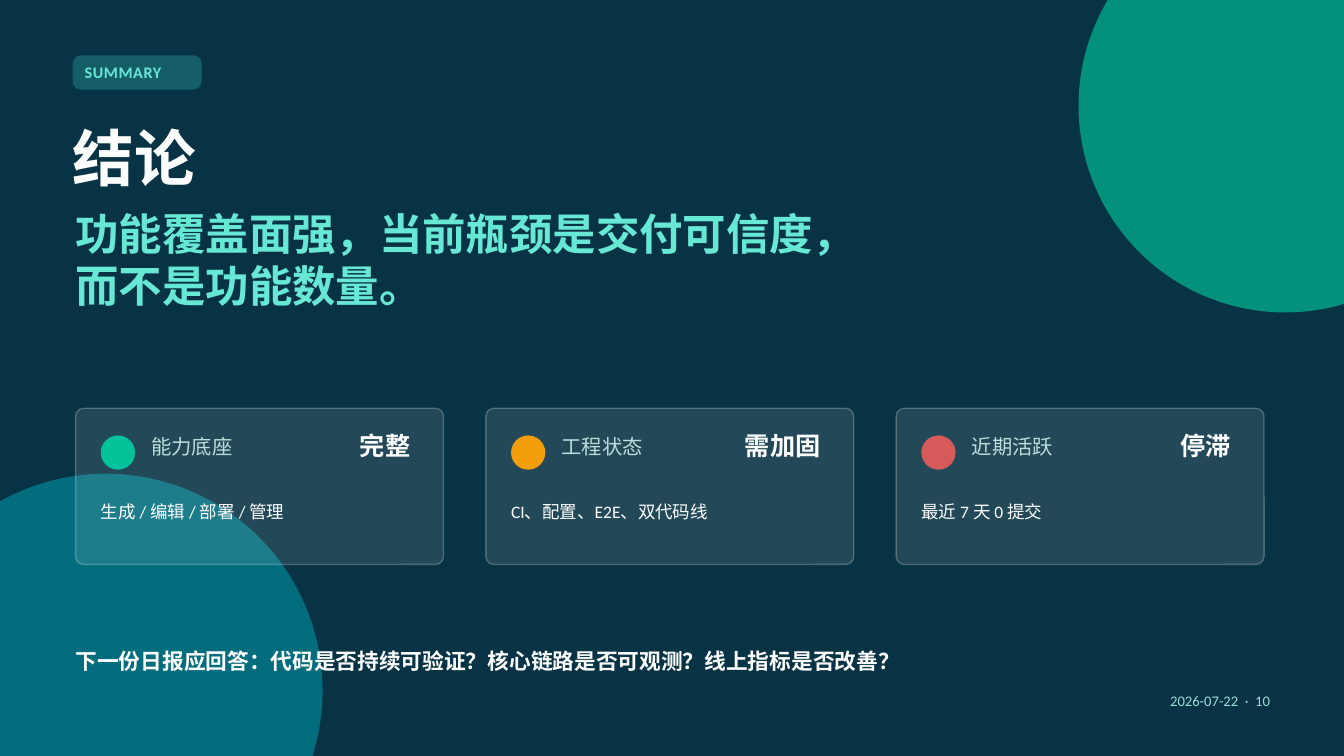
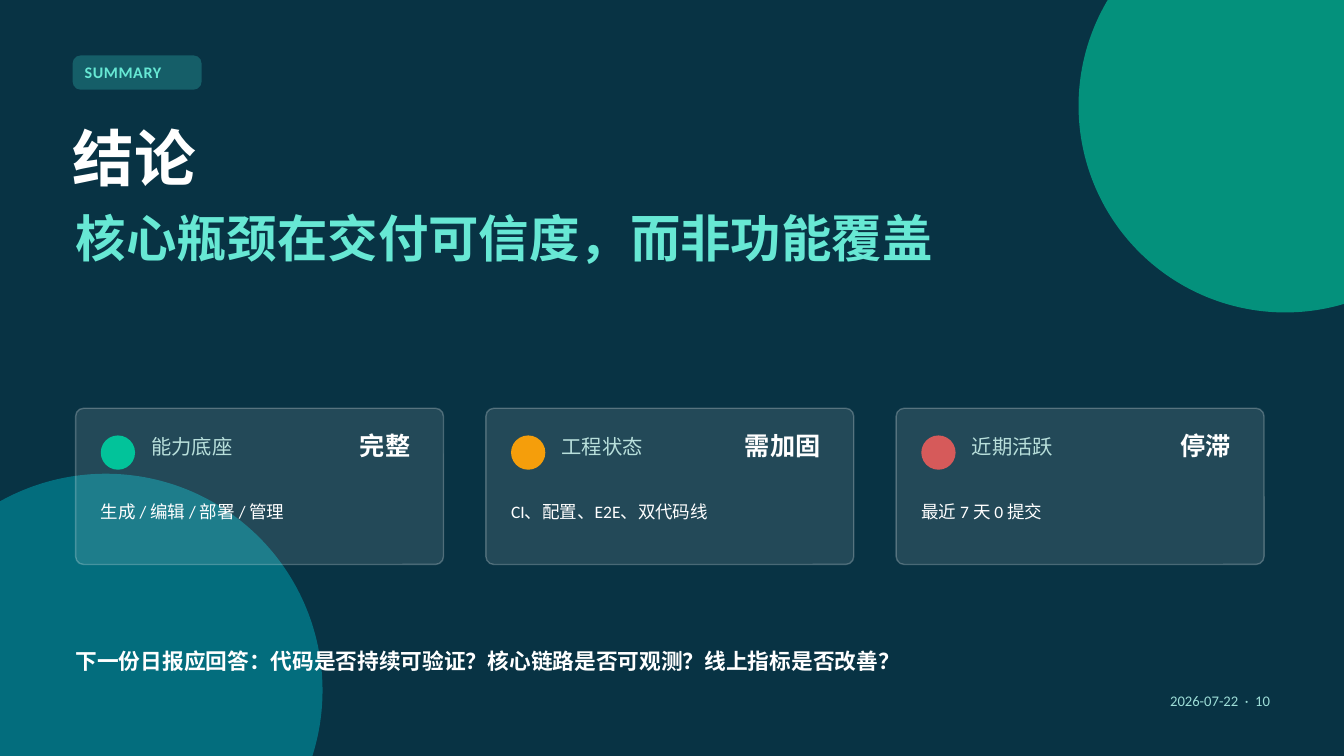
Before and after one commit to liyupi/yu-ai-code-mother, a slide deck: slide 10 of docs/reports/project-status-2026-07-22.pptx. Drawn at 1344x756 pixels with LibreOffice and Linux fonts; fonts in the diff are those of the drawing. Boxes give left, top, right and bottom in pixels: in the first picture for what was removed or moved away, otherwise in the second. Text is boxed around its words. In the diff, an @@ line names an element or a change of style, - is before the commit and + after.

```diff
--- a/docs/reports/project-status-2026-07-22.pptx
+++ b/docs/reports/project-status-2026-07-22.pptx
@@ text at <box>76,213,933,264</box>: text changed; size 31 to 36 pt @@
-功能覆盖面强，当前瓶颈是交付可信度，
-而不是功能数量。
+核心瓶颈在交付可信度，而非功能覆盖
```
Also in this commit, not shown: 4 other slides changed.
